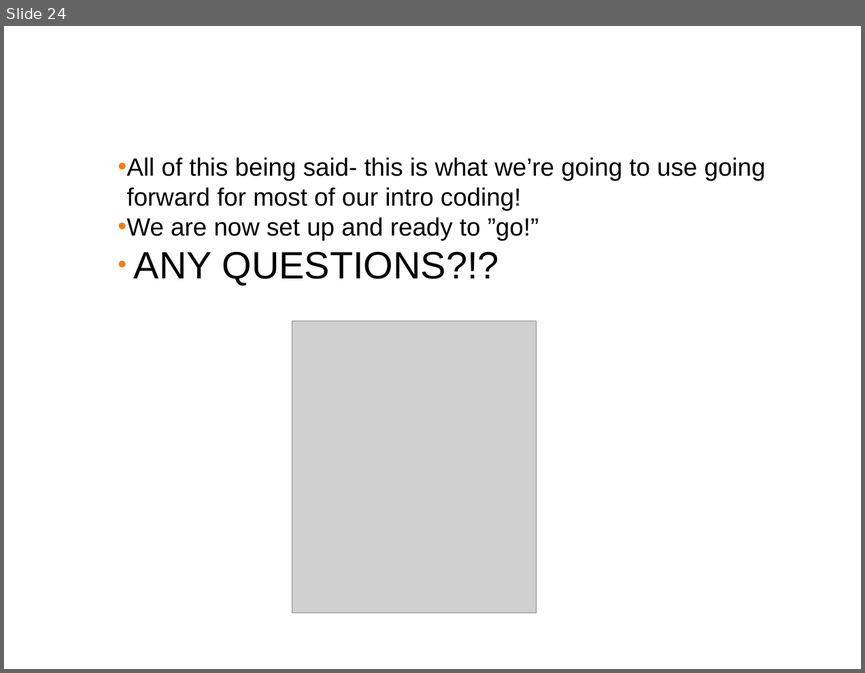
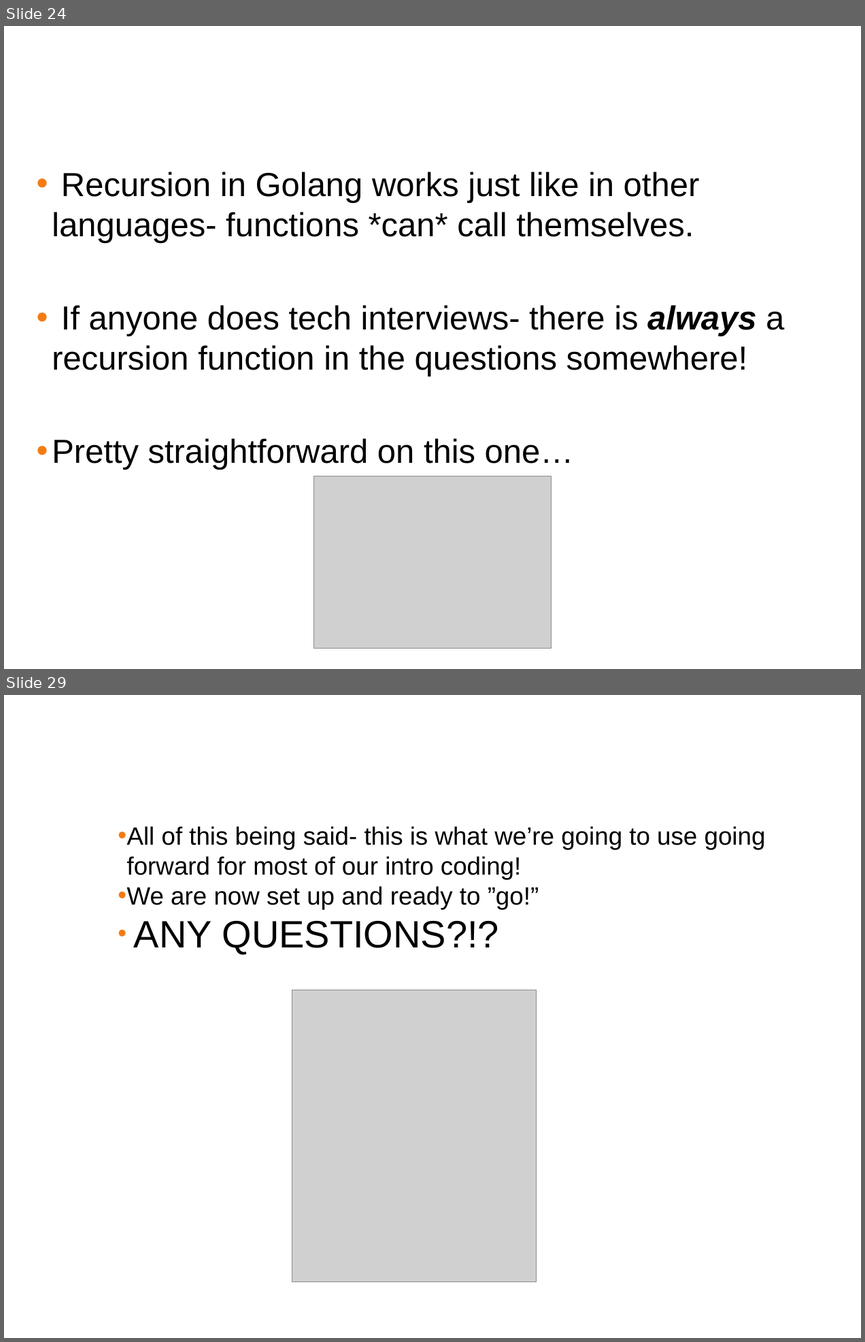
Before and after one commit to ferninphilly/golang_vmware, a slide deck: Module_Two/presentations/module_2_presentation.pptx. Shown one above the other, each under a label of ours: slide 24 before the commit, slides 24 and 29 after it; the slides between them are not shown. The pictures are 865x673 and 865x1342 pixels, drawn with LibreOffice and Linux fonts; fonts in the diff are those of the drawing; grey boxes stand for pictures; background and template pictures are left out. Boxes give left, top, right and bottom in pixels: in the first picture for what was removed or moved away, otherwise in the second. Text is boxed around its words. In the diff, an @@ line names an element or a change of style, - is before the commit and + after.

```diff
--- a/Module_Two/presentations/module_2_presentation.pptx
+++ b/Module_Two/presentations/module_2_presentation.pptx
@@ slide 24 added at box(4, 26, 861, 669), background #FFFFFF @@
@@ title added at box(11, 40, 853, 103), 38 pt, text #FFFFFF @@
+Golang functions: Recursion
@@ text added at box(52, 172, 784, 469), 28 pt, text #000000 @@
+• Recursion in Golang works just like in other languages- functions *can* call themselves.
+• If anyone does tech interviews- there is always a recursion function in the questions somewhere!
+• Pretty straightforward on this one…
@@ picture added at box(314, 476, 551, 648) @@
@@ what was slide 24 is now slide 29 @@
```
Also in this commit, not shown: 1 slide changed, 4 other slides added, 1 other file.
